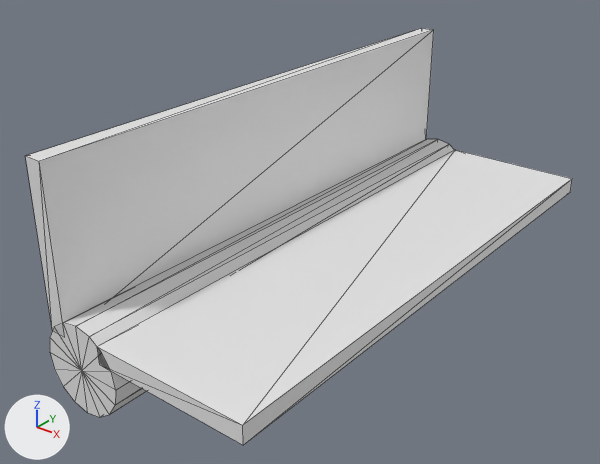
The OBJ model assets/hardware/hinge_1cb808d647.obj as it was, and as the next commit left it.
The view is the same before and after, from a camera (50 mm lens) standing at (0.0867, -0.108, 0.0703) and looking at (0.0064, -0.0076, 0.0081). The axes (+X, +Y, +Z) are drawn at lower left. The lights are the same throughout. The first picture is the older version. Mesh edges are drawn as thin lines. Where no turn or scale is listed for an object, it has been applied to the vertices.

Names of what the first picture shows: 'hinge_1cb808d647'.
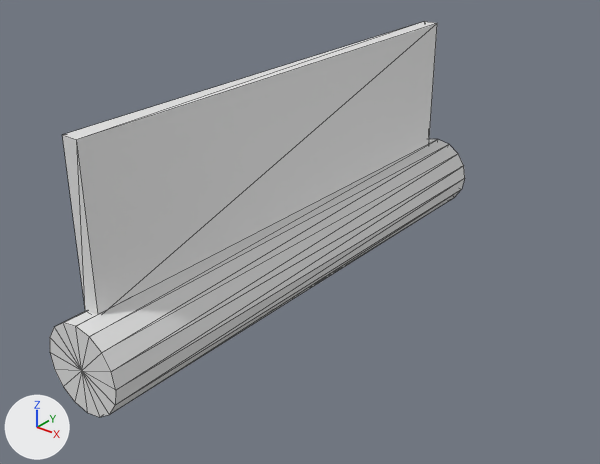
What differs and where, as boxes (x1, y1, x2, y2) in the pictures (600 x 464 px):
```json
{"object": "hinge_1cb808d647", "change": "reshaped", "before": [26, 28, 572, 445], "after": [50, 21, 465, 417], "on screen": "24% narrower"}
{"part": 1, "of": "me_hinge_1cb808d647", "change": "reshaped", "before": [26, 28, 572, 445], "after": [62, 21, 437, 314]}
```

Edits to the scene script, one JSON object a line:
```json
{"block": "me_hinge_1cb808d647", "where": "# used by ob_hinge_1cb808d647; location = (0.0, 0.0, 0.0)"}
{"op": "remove", "block": "me_hinge_1cb808d647", "code": "me_hinge_1cb808d647.from_pydata(...)  # 50 vertices, 88 faces; spans x -0.0075..0.0315, y -0.05..0.05, z -0.0075..0.0315"}
{"op": "add", "block": "me_hinge_1cb808d647", "code": "me_hinge_1cb808d647.from_pydata(...)  # 42 vertices, 76 faces; spans x -0.0075..0.0075, y -0.05..0.05, z -0.0075..0.034"}
{"block": "me_hinge_1cb808d647", "change": "me_hinge_1cb808d647 part 1"}
{"block": "me_hinge_1cb808d647", "change": "14 vertices are removed from x -0.006..0.0315, y -0.05..0.05, z 0.003..0.0315"}
{"block": "me_hinge_1cb808d647", "change": "24 faces are deleted"}
{"block": "me_hinge_1cb808d647", "change": "2 vertices move from x 0.0045, y -0.05..0.05, z 0.003 to x -0.003, y -0.046..0.046, z 0.007"}
{"block": "me_hinge_1cb808d647", "change": "6 vertices are added at (-0.003, -0.046, 0.034), (0.0, -0.046, 0.007), (0.0, -0.046, 0.034), (-0.003, 0.046, 0.034), (0.0, 0.046, 0.007), (0.0, 0.046, 0.034)"}
{"block": "me_hinge_1cb808d647", "change": "12 new faces join them"}
```
